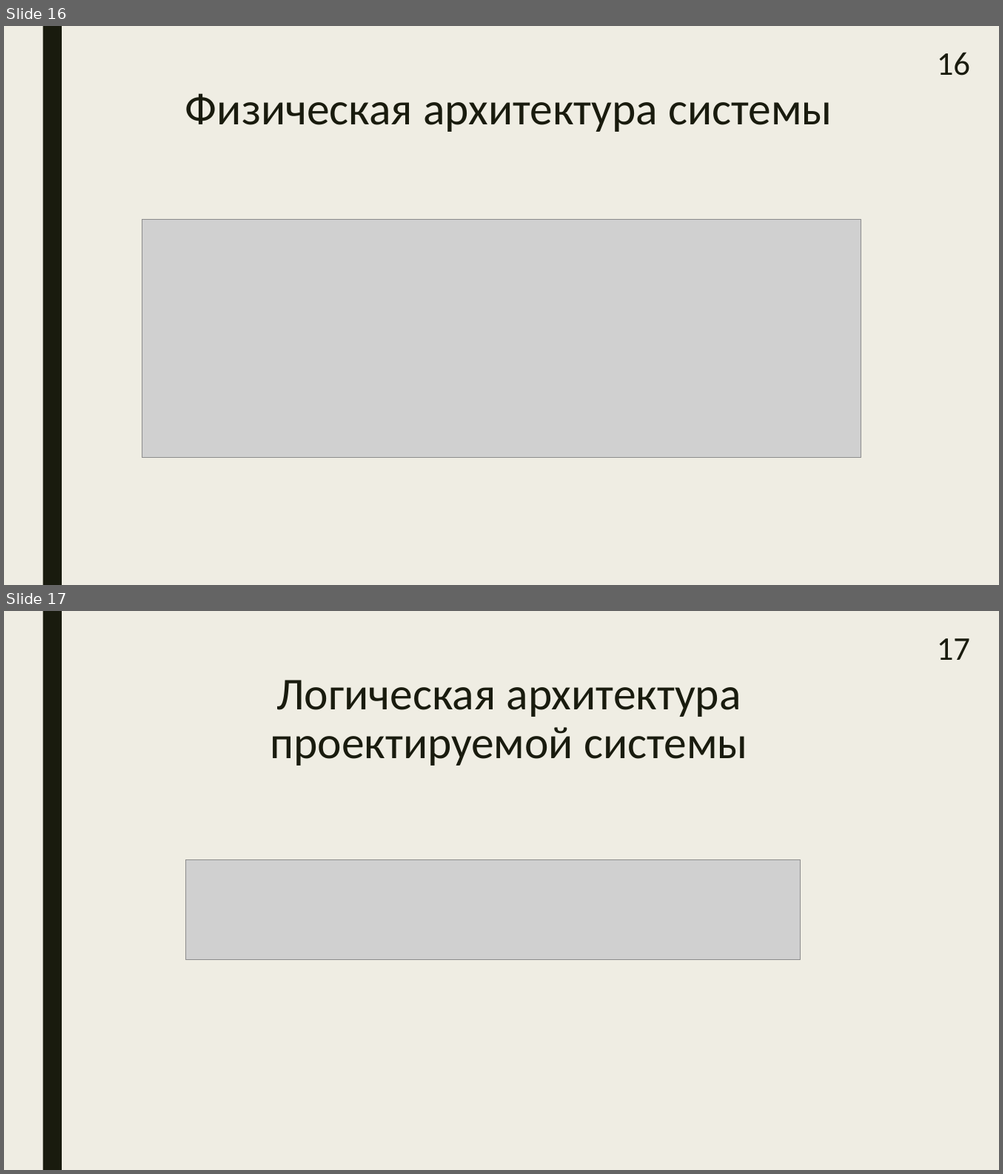
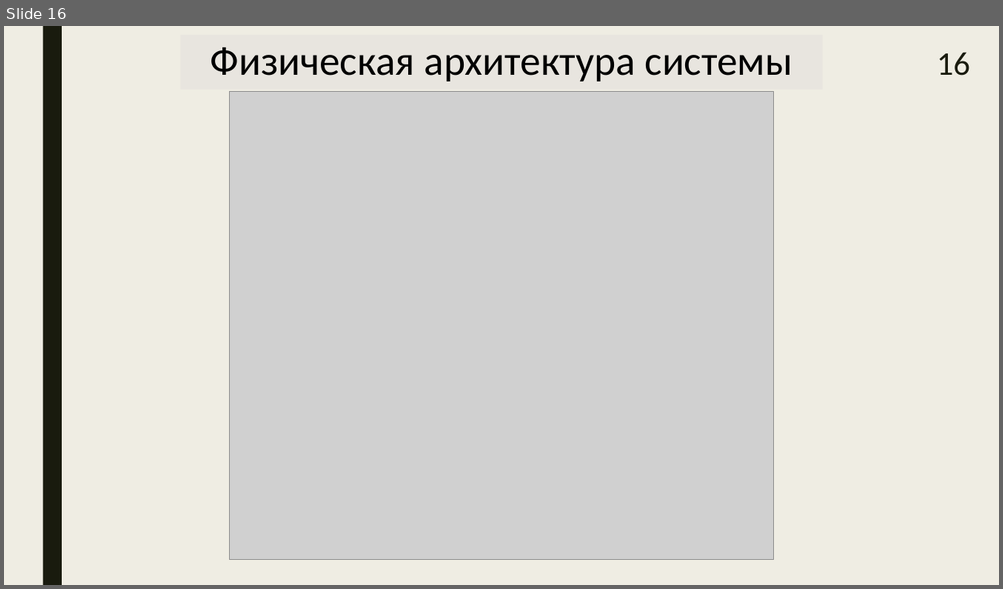
Before and after one commit to samarsky-canary/dragon, a slide deck: dizdocs/bakalavr.pptx. Shown one above the other, each under a label of ours: slides 16 and 17 before the commit, slide 16 after it. The pictures are 1003x1174 and 1003x589 pixels, drawn with LibreOffice and Linux fonts; fonts in the diff are those of the drawing; grey boxes stand for pictures. Boxes give left, top, right and bottom in pixels: in the first picture for what was removed or moved away, otherwise in the second. Text is boxed around its words. In the diff, an @@ line names an element or a change of style, - is before the commit and + after.

```diff
--- a/dizdocs/bakalavr.pptx
+++ b/dizdocs/bakalavr.pptx
@@ slide 17 removed at bbox=[4, 611, 999, 1170], background #EFEDE3; not listed: 1 template element that a slide beside it also shows @@
@@ page number removed at bbox=[936, 638, 970, 660] @@
-17
@@ title removed at bbox=[270, 680, 748, 766] @@
-Логическая архитектура проектируемой системы
@@ picture removed at bbox=[186, 860, 800, 960] @@
@@ slide 16 changed as well @@
@@ title "Физическая архитектура системы": place and size @@
-title "Физическая архитектура системы" at bbox=[185, 93, 832, 132]
+title "Физическая архитектура системы" at bbox=[180, 35, 822, 90]
@@ title "Физическая архитектура системы" at bbox=[180, 35, 822, 90]: size 44 to 39.6 pt, text colour #191B0E to #000000; vertical alignment top to middle; fill none to #E8E5DF; outline none to #897B61 2.75 pt @@
@@ picture added at bbox=[229, 92, 774, 560] @@
@@ picture removed at bbox=[142, 219, 860, 457] @@
```
Also in this commit, not shown: 21 other slides changed, 1 slide added, 2 other slides removed, 5 other files.
